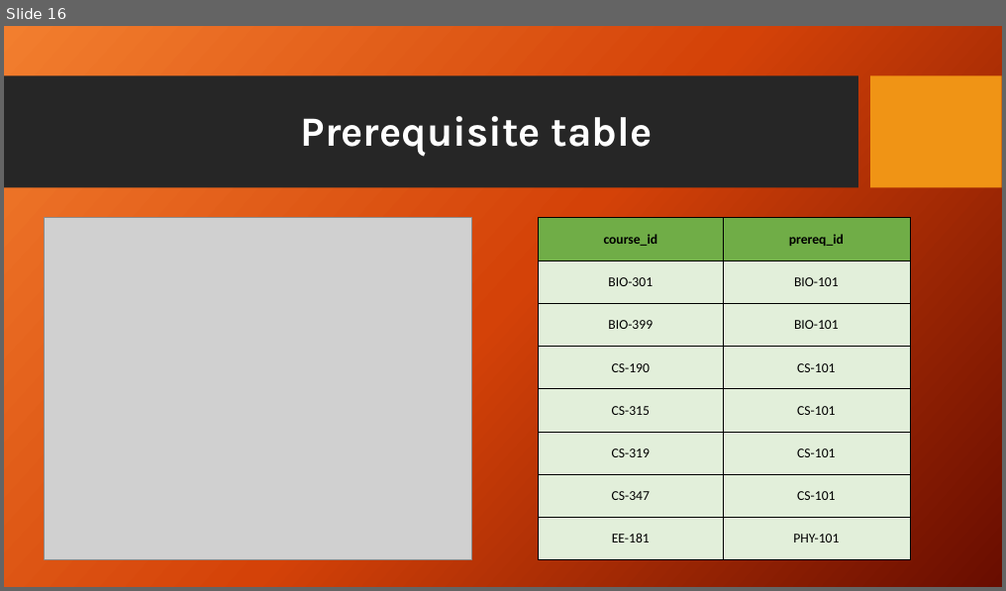
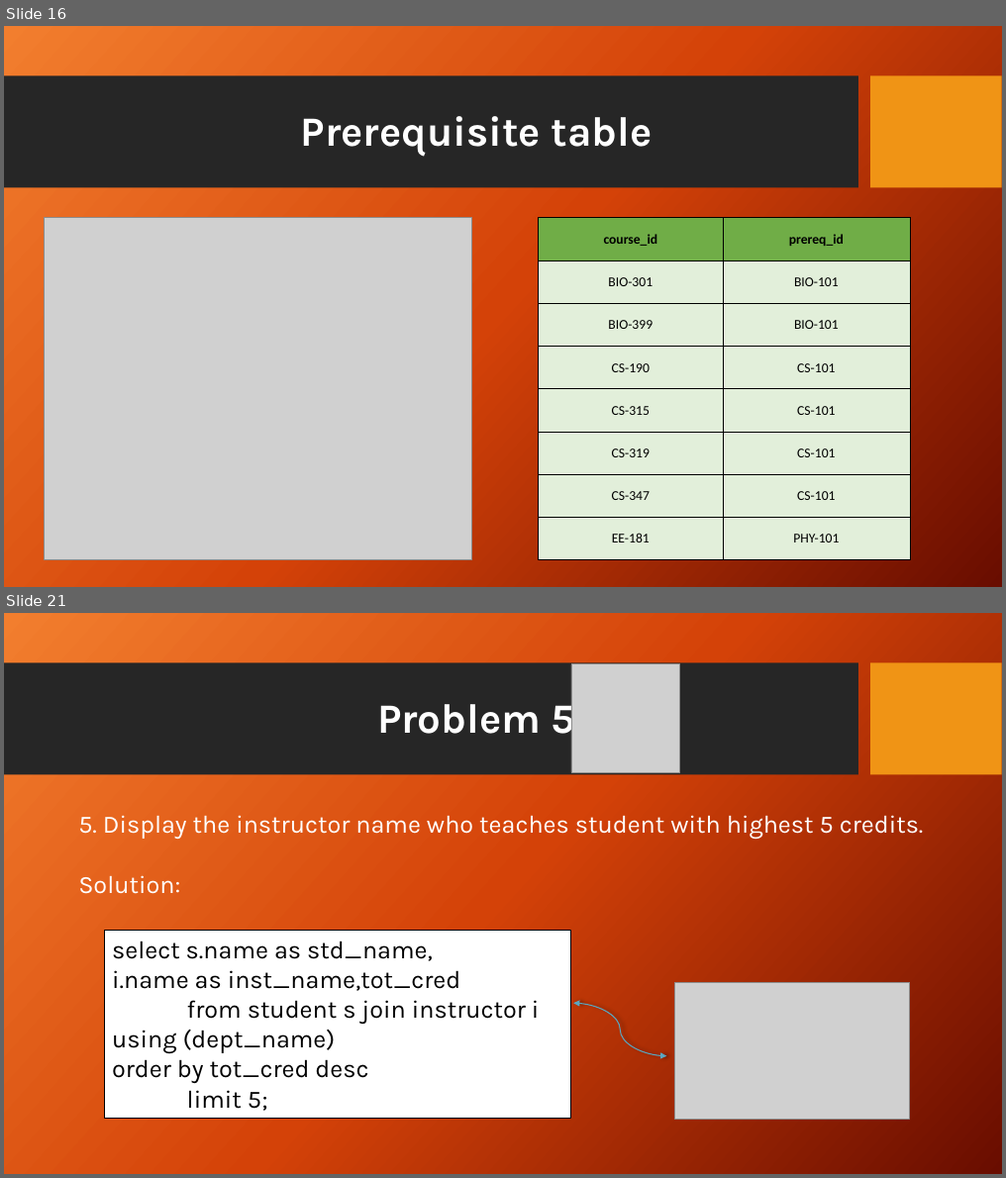
Before and after one commit to Antooo8/Antooo8, a slide deck: University Case study.pptx. Shown one above the other, each under a label of ours: slide 16 before the commit, slides 16 and 21 after it; the slides between them are not shown. The pictures are 1006x591 and 1006x1178 pixels, drawn with LibreOffice and Linux fonts; fonts in the diff are those of the drawing; grey boxes stand for pictures; background and template pictures are left out. Boxes give left, top, right and bottom in pixels: in the first picture for what was removed or moved away, otherwise in the second. Text is boxed around its words. In the diff, an @@ line names an element or a change of style, - is before the commit and + after.

```diff
--- a/University Case study.pptx
+++ b/University Case study.pptx
@@ slide 21 added at [4, 613, 1002, 1174], background picture (left out); not listed: 2 template elements that a slide beside it also shows @@
@@ picture added at [571, 664, 680, 773] @@
@@ text added at [377, 695, 575, 744], 40 pt, text #FFFFFF, bold @@
+Problem 5
@@ text added at [78, 815, 924, 894], 24 pt, text #FFFFFF @@
+5. Display the instructor name who teaches student with highest 5 credits.
+Solution:
@@ rectangle added at [104, 930, 570, 1118], fill #FFFFFF, outline #000000 1 pt, 24 pt, text #000000 @@
+select s.name as std_name,
+i.name as inst_name,tot_cred
+from student s join instructor i using (dept_name) order by tot_cred desc
+limit 5;
@@ picture added at [675, 983, 910, 1119] @@
@@ curved double arrow added from (573, 1003) to (666, 1057), #5AA6C0 1 pt @@
```
Also in this commit, not shown: 30 other slides added.
